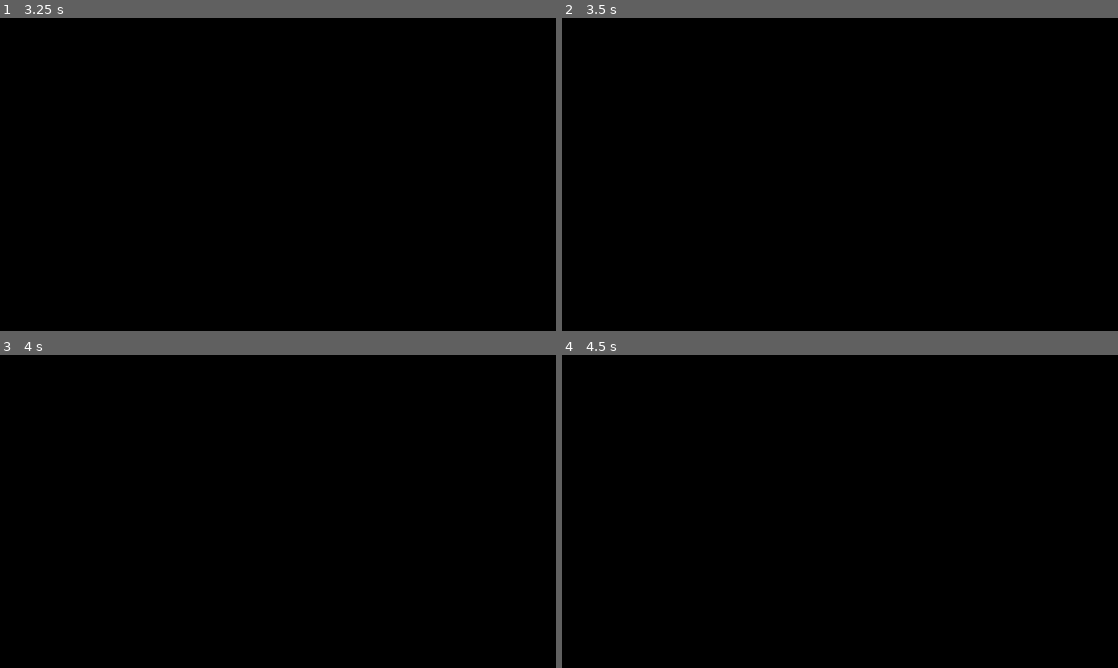
Above: before the commit, frames 1-4 (two rows, left to right).
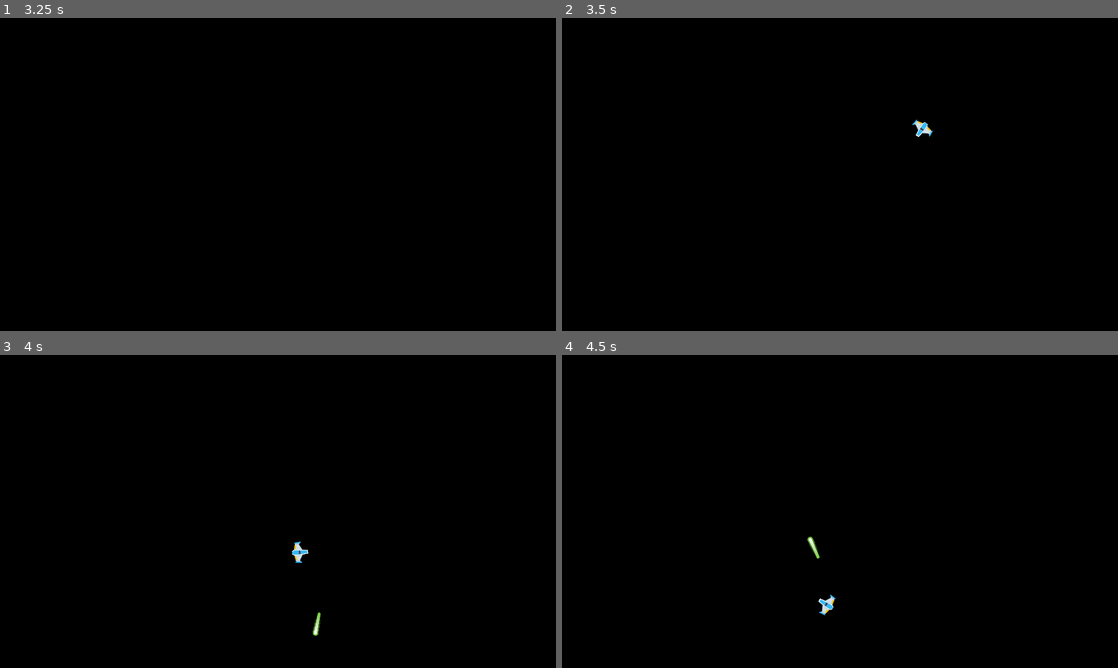
Above: after the commit, the same moments.

Repository: Korppi/AsteroidsClone
Game: Godot game, scene res://scenes/game/player/PlayerFakePhysics.tscn
The game is run twice, just before and just after one commit, with the same random seed, the same clock (stepped at 60 frames per second) and the same inputs. The project has no main scene, so this scene is started directly.
Inputs:
- Up to frame 1 (3.25 s): tap Enter at 0.5 s; hold D (turn_right) 0.53-1.28 s; tap Space (fire_laser) every 0.75 s from 0.6 to 2.85 s; hold A (turn_left) 1.28-2.03 s; hold D (turn_right) 2.03-2.78 s; hold W (move_forward) from 2.78 s (still down)
- Up to frame 2 (3.5 s): keep holding W (move_forward)
- Up to frame 3 (4 s): release W (move_forward) at 3.53 s; hold A (turn_left) from 3.53 s (still down); tap Space (fire_laser) at 3.6 s
- Up to frame 4 (4.5 s): keep holding A (turn_left); tap Space (fire_laser) at 4.35 s

Frame 1 is identical in both runs. In frame 2, 0.1% of the frame differs, in the area x 63-67%, y 32-38%; in frame 3, 0.2%; in frame 4, 0.2%, in the area x 44-50%, y 58-84%.
Error before the commit: Invalid call. Nonexistent function 'get_rect' in base 'AnimatedSprite'. (res://scenes/game/player/PlayerFakePhysics.gd:12)

Commit message:
correct sprite paths. removed animatedsprite

Diff:
--- a/scenes/game/player/PlayerFakePhysics.tscn
+++ b/scenes/game/player/PlayerFakePhysics.tscn
@@ -1,18 +1,7 @@
-[gd_scene load_steps=7 format=2]
+[gd_scene load_steps=3 format=2]
 
-[ext_resource path="res://assets/playerShip1_green.png" type="Texture" id=1]
-[ext_resource path="res://assets/playerShip1_red.png" type="Texture" id=2]
 [ext_resource path="res://assets/playerShip1_blue.png" type="Texture" id=3]
-[ext_resource path="res://assets/playerShip1_orange.png" type="Texture" id=4]
 [ext_resource path="res://scenes/game/player/PlayerFakePhysics.gd" type="Script" id=5]
-
-[sub_resource type="SpriteFrames" id=1]
-animations = [ {
-"frames": [ ExtResource( 3 ), ExtResource( 1 ), ExtResource( 4 ), ExtResource( 2 ) ],
-"loop": true,
-"name": "default",
-"speed": 5.0
-} ]
 
 [node name="PlayerFakePhysics" type="Area2D"]
 script = ExtResource( 5 )
@@ -24,8 +13,8 @@
 scale = Vector2( 0.5, 0.5 )
 polygon = PoolVector2Array( -8, -38, -12, -11, -36, 1, -41, -1, -44, -7, -50, -6, -46, 25, -43, 25, -41, 21, -36, 24, -14, 27, -7, 38, 7, 38, 14, 28, 35, 24, 41, 21, 43, 25, 47, 25, 50, -6, 45, -7, 41, 0, 36, 1, 13, -11, 8, -38 )
 
-[node name="PlayerSprite" type="AnimatedSprite" parent="PlayerShipType"]
-frames = SubResource( 1 )
+[node name="PlayerSprite" type="Sprite" parent="PlayerShipType"]
+texture = ExtResource( 3 )
 
 [node name="Gun" type="Position2D" parent="."]
 position = Vector2( 0, -20 )
--- a/scenes/game/player/PlayerPhysics.tscn
+++ b/scenes/game/player/PlayerPhysics.tscn
@@ -1,18 +1,7 @@
-[gd_scene load_steps=7 format=2]
+[gd_scene load_steps=3 format=2]
 
-[ext_resource path="res://assets/playerShip1_green.png" type="Texture" id=1]
-[ext_resource path="res://assets/playerShip1_red.png" type="Texture" id=2]
 [ext_resource path="res://assets/playerShip1_blue.png" type="Texture" id=3]
-[ext_resource path="res://assets/playerShip1_orange.png" type="Texture" id=4]
 [ext_resource path="res://scenes/game/player/PlayerPhysics.gd" type="Script" id=5]
-
-[sub_resource type="SpriteFrames" id=1]
-animations = [ {
-"frames": [ ExtResource( 3 ), ExtResource( 1 ), ExtResource( 4 ), ExtResource( 2 ) ],
-"loop": true,
-"name": "default",
-"speed": 5.0
-} ]
 
 [node name="Player" type="RigidBody2D"]
 gravity_scale = 0.0
@@ -28,5 +17,5 @@
 scale = Vector2( 0.5, 0.5 )
 polygon = PoolVector2Array( -8, -38, -12, -11, -36, 1, -41, -1, -44, -7, -50, -6, -46, 25, -43, 25, -41, 21, -36, 24, -14, 27, -7, 38, 7, 38, 14, 28, 35, 24, 41, 21, 43, 25, 47, 25, 50, -6, 45, -7, 41, 0, 36, 1, 13, -11, 8, -38 )
 
-[node name="PlayerSprite" type="AnimatedSprite" parent="PlayerShipType"]
-frames = SubResource( 1 )
+[node name="PlayerSprite" type="Sprite" parent="PlayerShipType"]
+texture = ExtResource( 3 )
